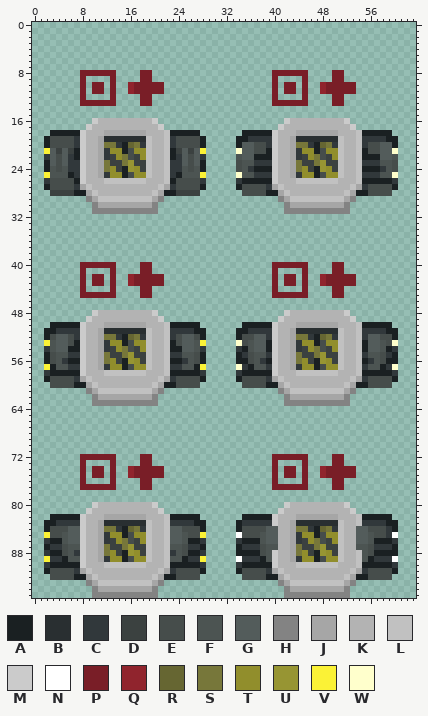
Two states of a sprite sheet, Resources/Textures/_RMC14/Structures/Machines/Medical/medilink.rsi/medlink_clamping.png. The picture above was drawn from the file before the commit.
The file is 64x96 pixels. Colours within 5 levels of each other are drawn and written as one.
Palette (. is transparent): A #1a2022  B #292f31  C #31383b  D #3b4140  E #464d4b  F #4c5452  G #535c5b  H #838383  J #a6a6a6  K #b3b3b3  L #c1c1c1  M #cbcbcb  N #ffffff  P #791e27  Q #90242d  R #666632  S #77773a  T #918e2c  U #979533  V #fbf236  W #ffffcc
Pixels before, first column x 2:
 8 ......PPPPPP....PP....................PPPPPP....PP.........
 9 ......P....P....PP....................P....P....PP.........
10 ......P.PP.P..QPPPPP..................P.PP.P..QPPPPP.......
11 ......P.PP.P..QPPPPP..................P.PP.P..QPPPPP.......
12 ......P....P....PP....................P....P....PP.........
13 ......PPPPPP....PP....................PPPPPP....PP.........
14 ...........................................................
15 ...........................................................
16 ........MKKKKKKKKKM.....................MKKKKKKKKKM........
17 .......MKKKKKKKKKKKM...................MKKKKKKKKKKKM.......
18 .AAAAAMKKKJJJJJJJKKKLAAAAA.......AAAAAMKKKJJJJJJJKKKLAAAAA.
19 AEEEECMKKJBBBBBBBLKKLCEEEEA.....AACCCCMKKJBBBBBBBLKKLCCCCAA
20 AEEEECMKKJSSCARSCLKKLCEEEEA.....AGGEECMKKJSSCARSCLKKLCEEGGA
21 VGDGDAMKKJCTTAETTLKKLADGDGV.....WGGEEAMKKJCTTAETTLKKLAEEGGW
22 CGEGCAMKKJCDTSEDTLKKLACGEGC.....FGGAAAMKKJCDTSEDTLKKLAAAGGF
23 AGEGCCMKKJSDDSUDDLKKLCCGEGA.....EFFCCCMKKJSDDSUDDLKKLCCCFFE
24 AFEFCCMKKJSTDAUTDLKKLCCFEFA.....EFCAAAMKKJSTDAUTDLKKLAAACFE
25 VFFFACMKKJCTTAETTLKKLCAFFFV.....WFFCCCMKKJCTTAETTLKKLCCCFFW
26 CEEEEAMKKKLLLLLLLKKKLAEEEEC.....CAAAAAMKKKLLLLLLLKKKLAAAAAC
27 AEEEECJLKKKKKKKKKKKLJCEEEEA.....AEEEECJLKKKKKKKKKKKLJCEEEEA
28 .DDDDAAJLKKKKKKKKKLJAADDDD.......EEEEAAJLKKKKKKKKKLJAAEEEE.
29 .......HJLLLLLLLLLJH...................HJLLLLLLLLLJH.......
30 ........HJJJJJJJJJH.....................HJJJJJJJJJH........
31 ........HHHHHHHHHHH.....................HHHHHHHHHHH........
32 ...........................................................
33 ...........................................................
34 ...........................................................
35 ...........................................................
36 ...........................................................
37 ...........................................................
38 ...........................................................
39 ...........................................................
40 ......PPPPPP....PP....................PPPPPP....PP.........
41 ......P....P....PP....................P....P....PP.........
42 ......P.PP.P..QPPPPP..................P.PP.P..QPPPPP.......
43 ......P.PP.P..QPPPPP..................P.PP.P..QPPPPP.......
44 ......P....P....PP....................P....P....PP.........
45 ......PPPPPP....PP....................PPPPPP....PP.........
46 ...........................................................
47 ...........................................................
48 ........MKKKKKKKKKM.....................MKKKKKKKKKM........
49 .......MKKKKKKKKKKKM...................MKKKKKKKKKKKM.......
50 .AAAAAMKKKJJJJJJJKKKLAAAAA.......AAAAAMKKKJJJJJJJKKKLAAAAA.
51 AACCCCMKKJBBBBBBBLKKLCCCCAA.....AACCCCMKKJBBBBBBBLKKLCCCCAA
52 AEGGECMKKJSSCARSCLKKLCEGGEA.....AEEGGCMKKJSSCARSCLKKLCGGEEA
53 VFGGEAMKKJCTTAETTLKKLAEGGFV.....WEFGGAMKKJCTTAETTLKKLAGGFEW
54 CFGGAAMKKJCDTSEDTLKKLAAGGFC.....CAFGGAMKKJCDTSEDTLKKLAGGFAC
55 AEFFCCMKKJSDDSUDDLKKLCCFFEA.....ACEFFCMKKJSDDSUDDLKKLCFFECA
56 AEFCAAMKKJSTDAUTDLKKLAACFEA.....AAEFCAMKKJSTDAUTDLKKLACFEAA
57 VAFFCCMKKJCTTAETTLKKLCCFFAV.....WCAFFCMKKJCTTAETTLKKLCFFACW
58 CAAAAAMKKKLLLLLLLKKKLAAAAAC.....CAAAAAMKKKLLLLLLLKKKLAAAAAC
59 AEEEECJLKKKKKKKKKKKLJCEEEEA.....AEEEECJLKKKKKKKKKKKLJCEEEEA
60 .EEEEAAJLKKKKKKKKKLJAAEEEE.......EEEEAAJLKKKKKKKKKLJAAEEEE.
61 .......HJLLLLLLLLLJH...................HJLLLLLLLLLJH.......
62 ........HJJJJJJJJJH.....................HJJJJJJJJJH........
63 ........HHHHHHHHHHH.....................HHHHHHHHHHH........
64 ...........................................................
65 ...........................................................
66 ...........................................................
67 ...........................................................
68 ...........................................................
69 ...........................................................
70 ...........................................................
71 ...........................................................
72 ......PPPPPP....PP....................PPPPPP....PP.........
73 ......P....P....PP....................P....P....PP.........
74 ......P.PP.P..QPPPPP..................P.PP.P..QPPPPP.......
75 ......P.PP.P..QPPPPP..................P.PP.P..QPPPPP.......
76 ......P....P....PP....................P....P....PP.........
77 ......PPPPPP....PP....................PPPPPP....PP.........
78 ...........................................................
79 ...........................................................
80 ........MKKKKKKKKKM.....................MKKKKKKKKKM........
81 .......MKKKKKKKKKKKM...................MKKKKKKKKKKKM.......
82 .AAAAAMKKKJJJJJJJKKKLAAAAA.......AAAAAMKKKJJJJJJJKKKLAAAAA.
83 AACCCCMKKJBBBBBBBLKKLCCCCAA.....ACCCCCMKKJBBBBBBBLKKLCCCCAA
84 AEEEGGMKKJSSCARSCLKKLGGEEEA.....AEEEEGGKKJSSCARSCLKKGGEEECA
85 VEEFGGMKKJCTTAETTLKKLGGFEEV.....NEEEFGGKKJCTTAETTLKKGGFEECN
86 CAAFGGMKKJCDTSEDTLKKLGGFAAC.....CAAAFGGKKJCDTSEDTLKKGGFAAAC
87 ACCEFFMKKJSDDSUDDLKKLFFECCA.....ACCCEFFKKJSDDSUDDLKKFFECCCA
88 CAAEFCMKKJSTDAUTDLKKLCFEAAC.....AAAAEFMKKJSTDAUTDLKKLFEAAAA
89 VCCAFFMKKJCTTAETTLKKLFFACCV.....NCCCAFMKKJCTTAETTLKKLFACCCN
90 CAAAAAMKKKLLLLLLLKKKLAAAAAC.....CAAAAAMKKKLLLLLLLKKKLAAAAAC
91 AEEEECJLKKKKKKKKKKKLJCEEEEA.....AEEEECJLKKKKKKKKKKKLJCEEEEA
92 .EEEEAAJLKKKKKKKKKLJAAEEEE.......EEEEAAJLKKKKKKKKKLJAAEEEE.
93 .......HJLLLLLLLLLJH...................HJLLLLLLLLLJH.......
94 ........HJJJJJJJJJH.....................HJJJJJJJJJH........
95 ........HHHHHHHHHHH.....................HHHHHHHHHHH........
After:
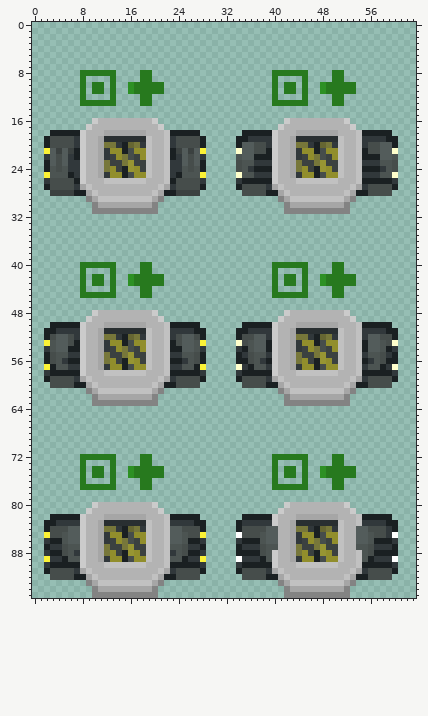
Diff:
colour P: #791e27 -> #27791e
colour Q: #90242d -> #2d9024
Boxes around the changes in both pictures, in picture pixels (x1, y1, x2, y2):
changed: (80, 70, 164, 106)
changed: (272, 70, 356, 106)
changed: (80, 262, 164, 298)
changed: (272, 262, 356, 298)
changed: (80, 454, 164, 490)
changed: (272, 454, 356, 490)
